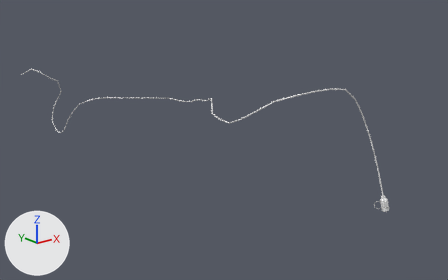
A saved change to the FBX model care-up/Assets/Resources_moved/Models/MedicalTubeStandIdle.fbx.
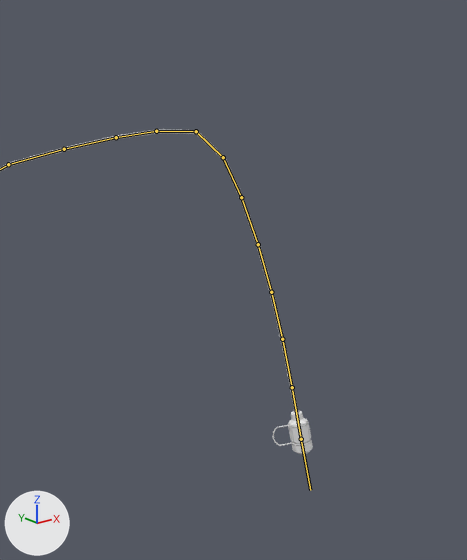
Each version is shown whole from a 50 mm lens placed at (-0.542, -1.627, 0.424), pointed at (0.213, -0.684, 0.047), then close up on the part from 60% to 100% of the width and 14% to 90% of the height. Lighting does not change. The marker at lower left points along +X, +Y and +Z. Both versions are drawn at frame 831 of the action 'Tube_Armature|_Tube_SQ30-36T_L_Lib.004'; the numbers are the values there. The bones that bend it are drawn over the model as lines in the close-ups.

The first close-up shows 'TubeLong', 'TubeLongCap', 'TubeLongCap2'.
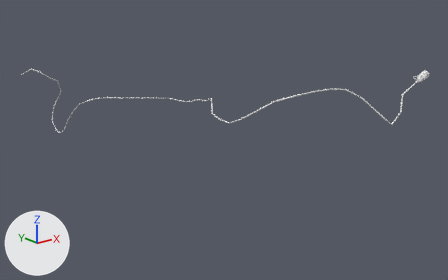
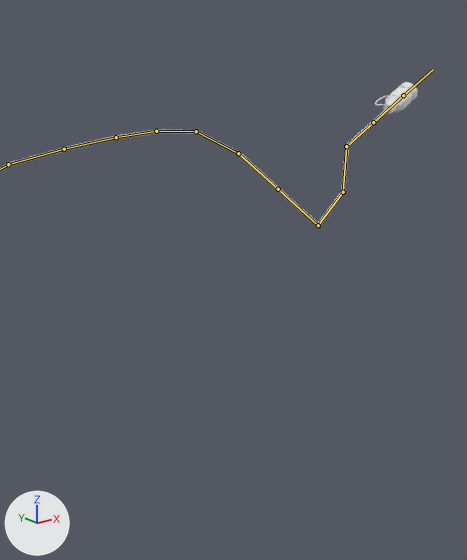
Boxes (x1, y1, x2, y2) around the edits, measured in the close-ups (467 x 560 px):
'TubeLong', posed: before (0, 129, 298, 413); after (0, 108, 390, 226)
'TubeLongCap', posed (23% shorter): before (272, 411, 313, 453); after (375, 82, 418, 114)
'TubeLongCap2', posed (not visible afterwards): before (298, 451, 310, 454)
bone 'Bone.048', root to tip: before (196, 131) to (223, 157); after (196, 131) to (238, 153)
bone 'Bone.049', root to tip: before (223, 157) to (241, 197); after (238, 153) to (278, 189)
bone 'Bone.050', root to tip: before (241, 197) to (258, 244); after (278, 189) to (318, 225)
bone 'Bone.051', root to tip: before (258, 244) to (271, 292); after (318, 225) to (343, 192)
bone 'Bone.052', root to tip: before (271, 292) to (282, 339); after (343, 192) to (346, 146)
bone 'Bone.053', root to tip: before (282, 339) to (292, 387); after (346, 146) to (373, 122)

The change, as a diff of the scene's bpy script:
```diff
--- a/care-up/Assets/Resources_moved/Models/MedicalTubeStandIdle.fbx.py
+++ b/care-up/Assets/Resources_moved/Models/MedicalTubeStandIdle.fbx.py
@@ bone_bone_048 @@
 bone_bone_048 = bpy.data.objects['Tube_Armature'].pose.bones['Bone.048']  # child of 'Bone.047'
-bone_bone_048.rotation_quaternion = (0.968, 0.145, 0.026, -0.205)  # degrees (16, 6, -23)
+bone_bone_048.rotation_quaternion = (0.961, 0.24, 0.137, -0.008)  # degrees (28, 15, 3)
@@ bone_bone_049 @@
 bone_bone_049 = bpy.data.objects['Tube_Armature'].pose.bones['Bone.049']  # child of 'Bone.048'
-bone_bone_049.rotation_quaternion = (0.982, 0.145, 0.025, -0.115)  # degrees (16, 5, -13)
+bone_bone_049.rotation_quaternion = (0.973, 0.185, 0.134, 0.036)  # degrees (22, 14, 7)
@@ bone_bone_050 @@
 bone_bone_050 = bpy.data.objects['Tube_Armature'].pose.bones['Bone.050']  # child of 'Bone.049'
-bone_bone_050.rotation_quaternion = (0.989, 0.125, -0.073, -0.034)  # degrees (15, -8, -5)
+bone_bone_050.rotation_quaternion = (1.0, 0.017, 0.006, 0.022)  # degrees (2, 1, 3)
@@ bone_bone_051 @@
 bone_bone_051 = bpy.data.objects['Tube_Armature'].pose.bones['Bone.051']  # child of 'Bone.050'
-bone_bone_051.rotation_quaternion = (0.999, 0.021, 0.0, -0.031)  # degrees (2, 0, -4)
+bone_bone_051.rotation_quaternion = (0.725, -0.682, 0.016, -0.098)  # degrees (-86, -6, -10)
@@ bone_bone_052 @@
 bone_bone_052 = bpy.data.objects['Tube_Armature'].pose.bones['Bone.052']  # child of 'Bone.051'
-bone_bone_052.rotation_quaternion = (1.0, 0.016, 0.0, -0.024)  # degrees (2, 0, -3)
+bone_bone_052.rotation_quaternion = (0.97, -0.238, -0.005, -0.048)  # degrees (-28, -2, -5)
@@ bone_bone_053 @@
 bone_bone_053 = bpy.data.objects['Tube_Armature'].pose.bones['Bone.053']  # child of 'Bone.052'
-bone_bone_053.rotation_quaternion = (1.0, 0.011, 0.0, -0.016)  # degrees (1, 0, -2)
+bone_bone_053.rotation_quaternion = (0.937, 0.309, 0.152, 0.063)  # degrees (38, 14, 13)
```
